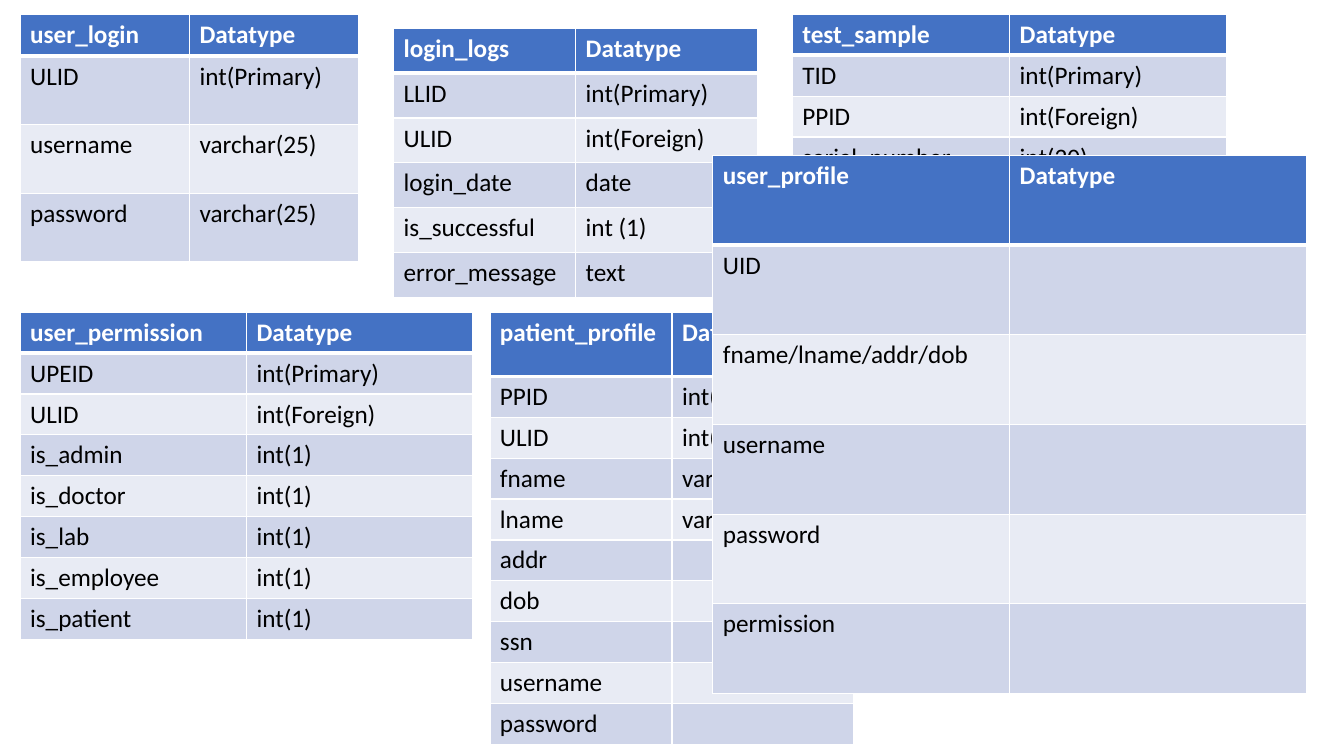
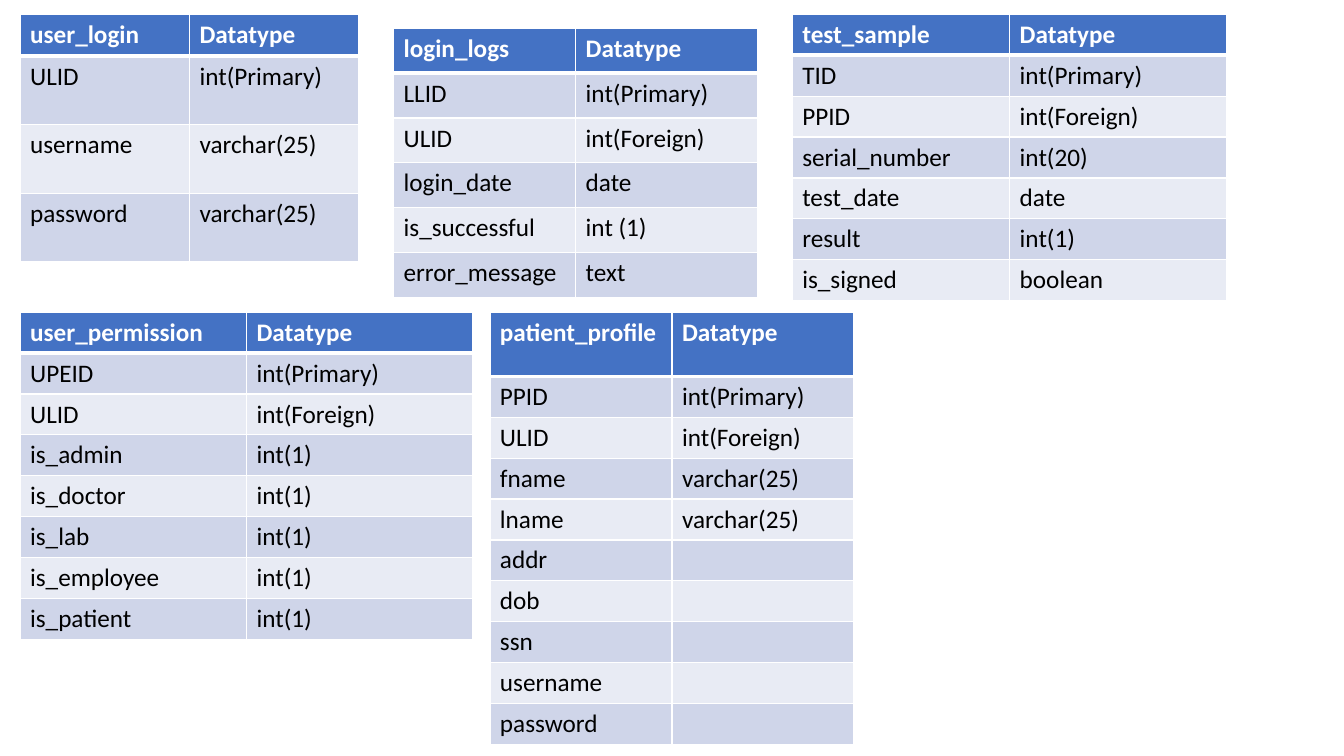
Before and after one commit to evanjam/CovidTestingSite, a slide deck: slide 3 of docs/tables_demo.pptx (slide 2 before the commit). Drawn at 1344x756 pixels with LibreOffice and Linux fonts; fonts in the diff are those of the drawing. Boxes give left, top, right and bottom in pixels: in the first picture for what was removed or moved away, otherwise in the second. Text is boxed around its words. In the diff, an @@ line names an element or a change of style, - is before the commit and + after.

Commit message:
new powerpoint slides

```diff
--- a/docs/tables_demo.pptx
+++ b/docs/tables_demo.pptx
@@ table removed at bbox=[713, 155, 1308, 694], 6 rows, 2 columns @@
-user_profile | Datatype
-UID | 
-fname/lname/addr/dob | 
-username | 
-password | 
-permission | 
```
Also in this commit, not shown: 1 slide added, 1 other file.
